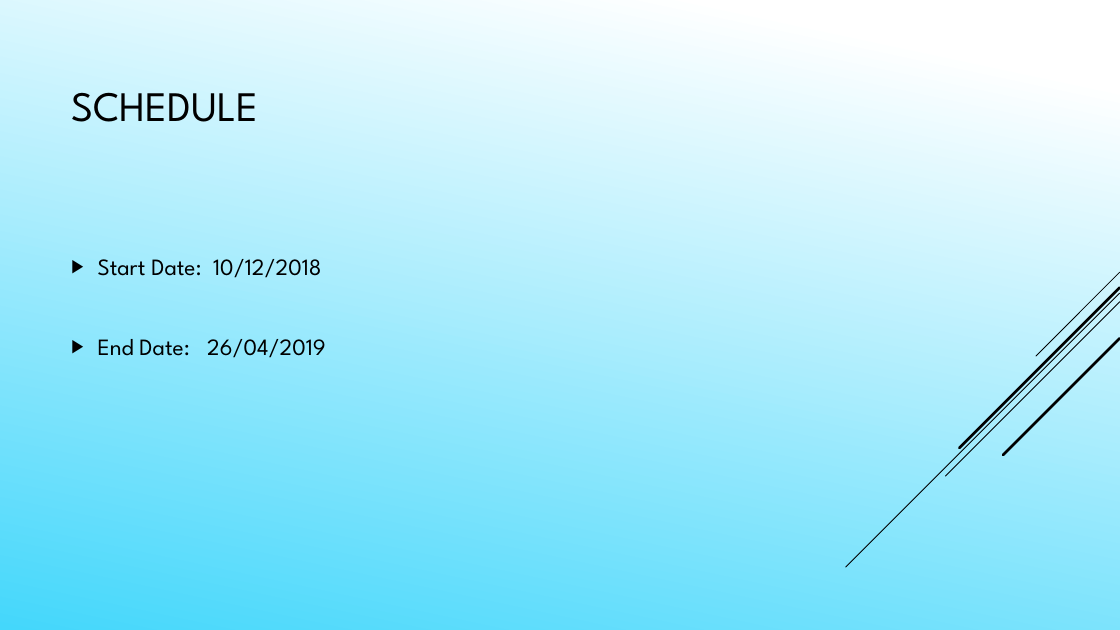
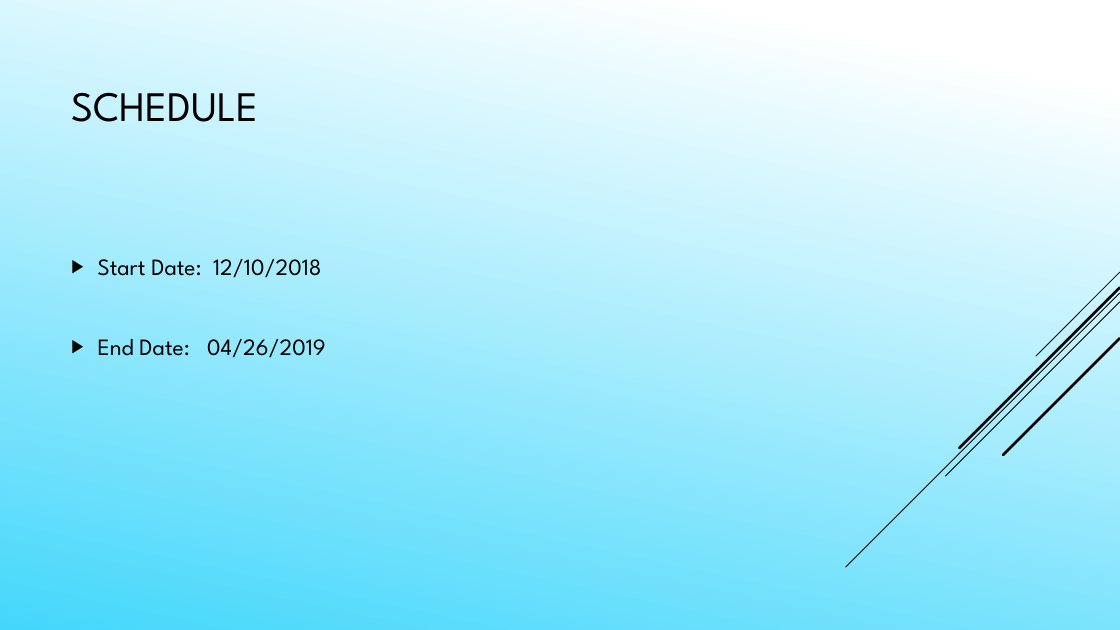
Before and after one commit to Daefikio/OOD2018Team2pro, a slide deck: slide 12 of Presentation Powerpoint.pptx (slide 10 before the commit). Drawn at 1120x630 pixels with LibreOffice and Linux fonts; fonts in the diff are those of the drawing. Boxes give left, top, right and bottom in pixels: in the first picture for what was removed or moved away, otherwise in the second. Text is boxed around its words. In the diff, an @@ line names an element or a change of style, - is before the commit and + after.

```diff
--- a/Presentation Powerpoint.pptx
+++ b/Presentation Powerpoint.pptx
@@ text at box(98, 259, 326, 358): text changed @@
-▶ Start Date: 10/12/2018
-▶ End Date: 26/04/2019
+▶ Start Date: 12/10/2018
+▶ End Date: 04/26/2019
```
Also in this commit, not shown: 3 other slides changed, 1 slide added, 5 other files.
